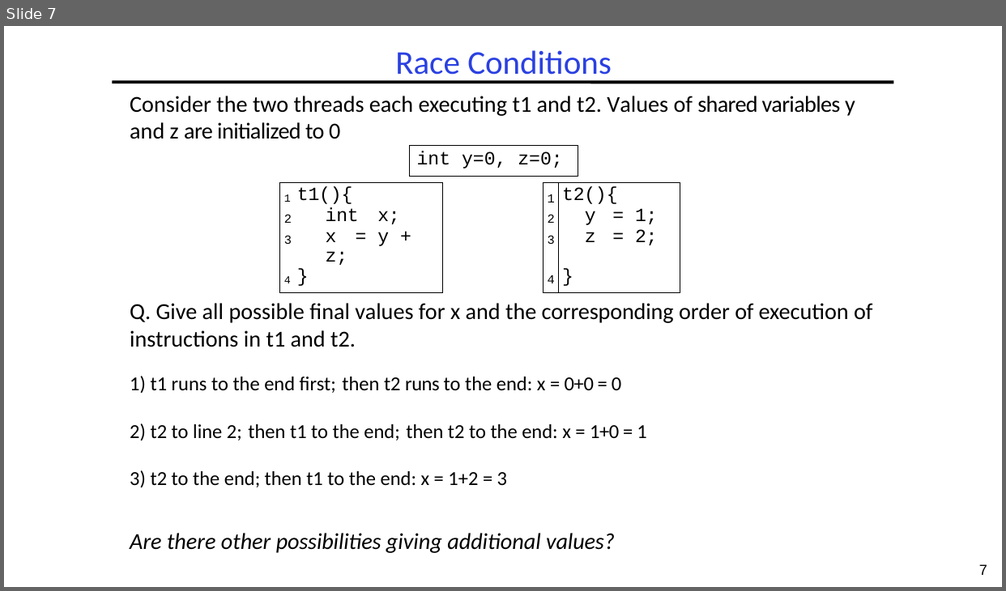
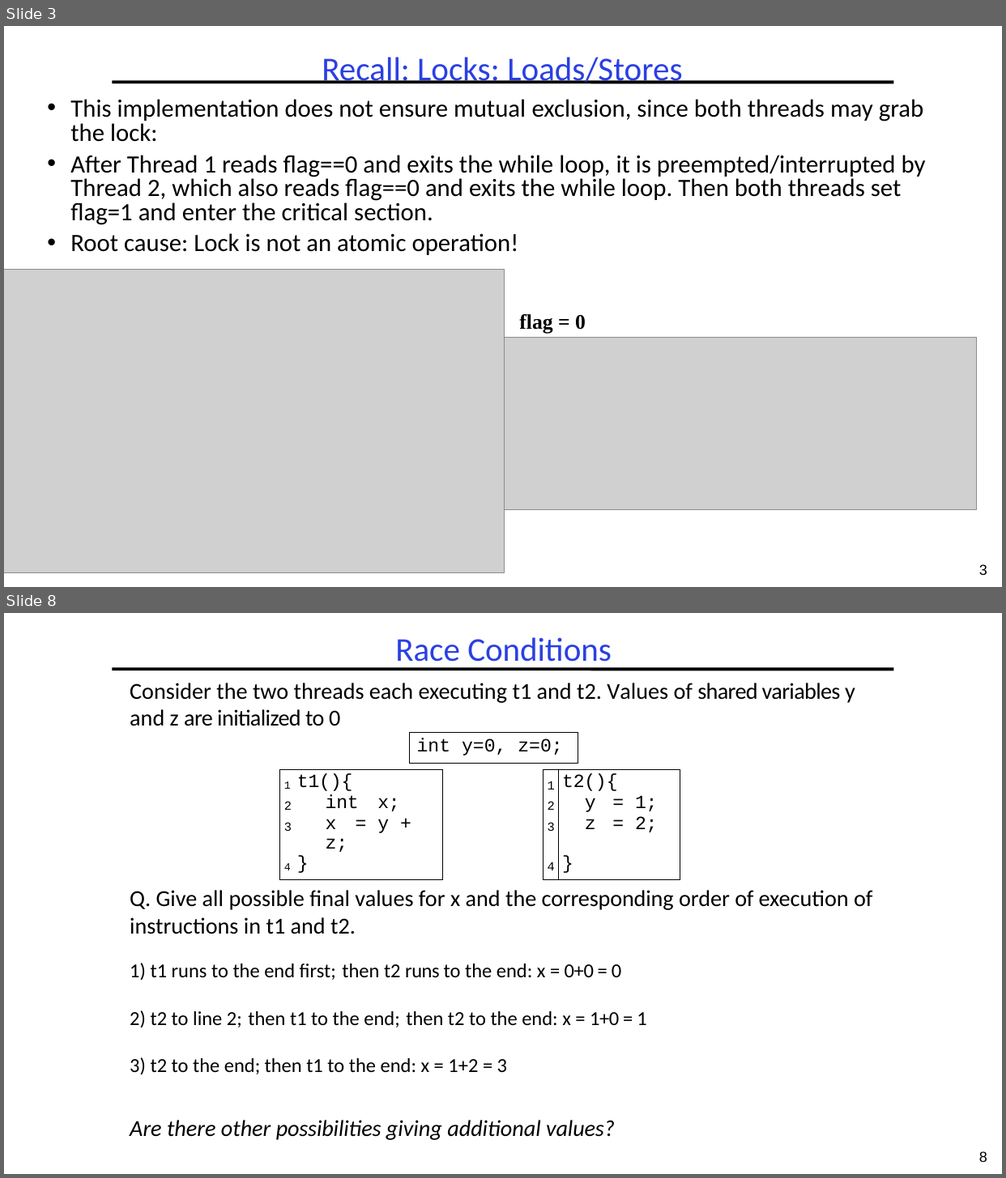
Before and after one commit to guhofstra/CSC256Fa25, a slide deck: PPTs/L3-Exercises.pptx. Shown one above the other, each under a label of ours: slide 7 before the commit, slides 3 and 8 after it; the slides between them are not shown. The pictures are 1006x591 and 1006x1178 pixels, drawn with LibreOffice and Linux fonts; fonts in the diff are those of the drawing; grey boxes stand for pictures. Boxes give left, top, right and bottom in pixels: in the first picture for what was removed or moved away, otherwise in the second. Text is boxed around its words. In the diff, an @@ line names an element or a change of style, - is before the commit and + after.

```diff
--- a/PPTs/L3-Exercises.pptx
+++ b/PPTs/L3-Exercises.pptx
@@ slide 3 added at <box>4,26,1002,587</box>, background #FFFFFF; not listed: 1 template element that a slide beside it also shows @@
@@ title added at <box>322,57,682,84</box>, 32 pt, text #2A40E2 @@
+Recall: Locks: Loads/Stores
@@ text added at <box>70,99,926,255</box>, 24 pt, text #000000 @@
+• This implementation does not ensure mutual exclusion, since both threads may grab the lock:
+• After Thread 1 reads flag==0 and exits the while loop, it is preempted/interrupted by Thread 2, which also reads flag==0 and exits the while loop. Then both threads set flag=1 and enter the critical section.
+• Root cause: Lock is not an atomic operation!
@@ picture added at <box>4,269,504,574</box> @@
@@ text added at <box>519,314,586,334</box>, 20 pt, text #000000, bold @@
+flag = 0
@@ picture added at <box>504,338,978,511</box> @@
@@ page number added at <box>979,565,987,575</box>, 14 pt, text #000000 @@
+3
@@ what was slide 7 is now slide 8 @@
@@ page number at <box>979,1152,987,1162</box>: text changed @@
-7
+8
```
Also in this commit, not shown: 6 slides changed, 1 other slide added, 1 slide removed, 11 other files.
